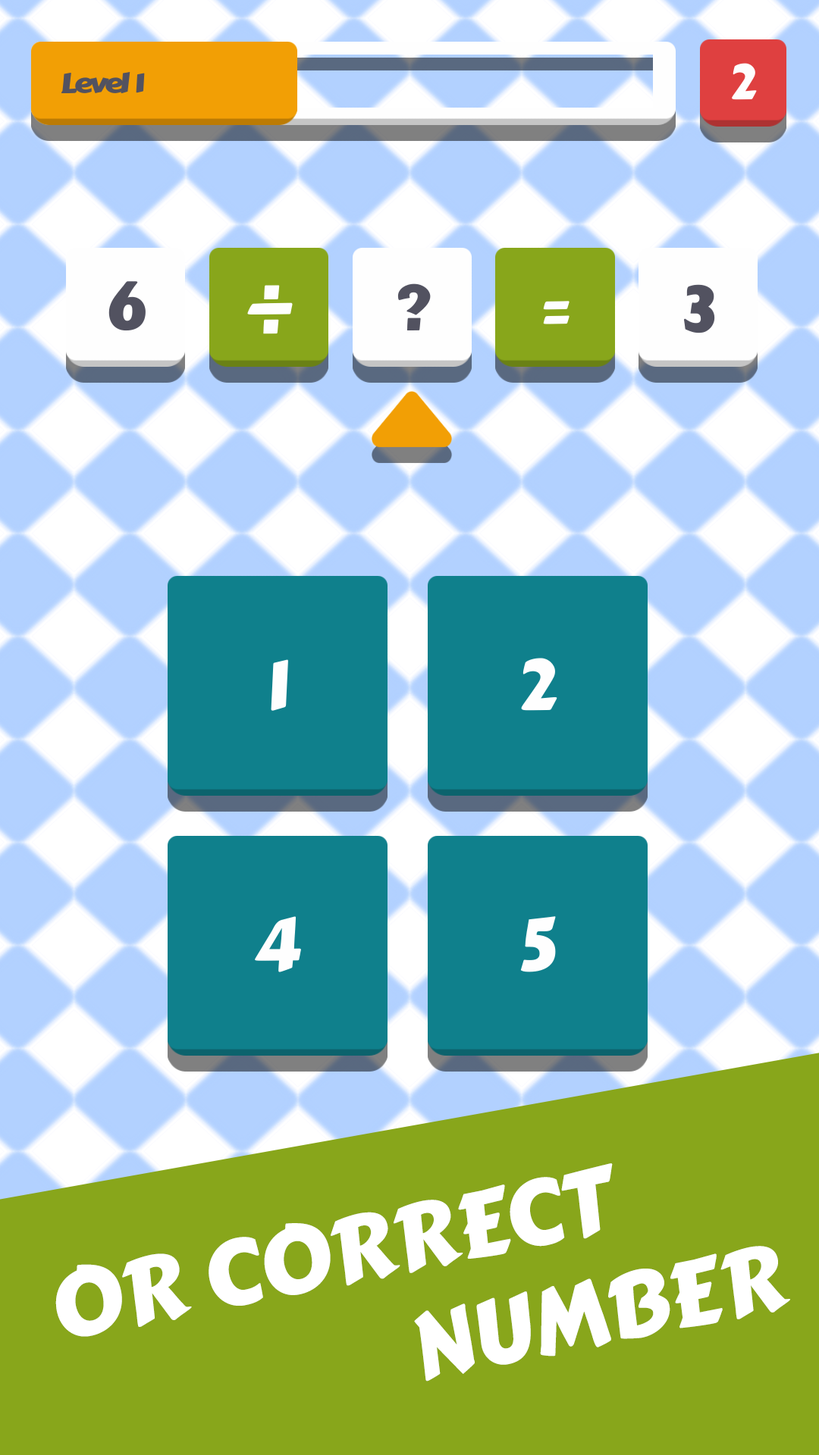
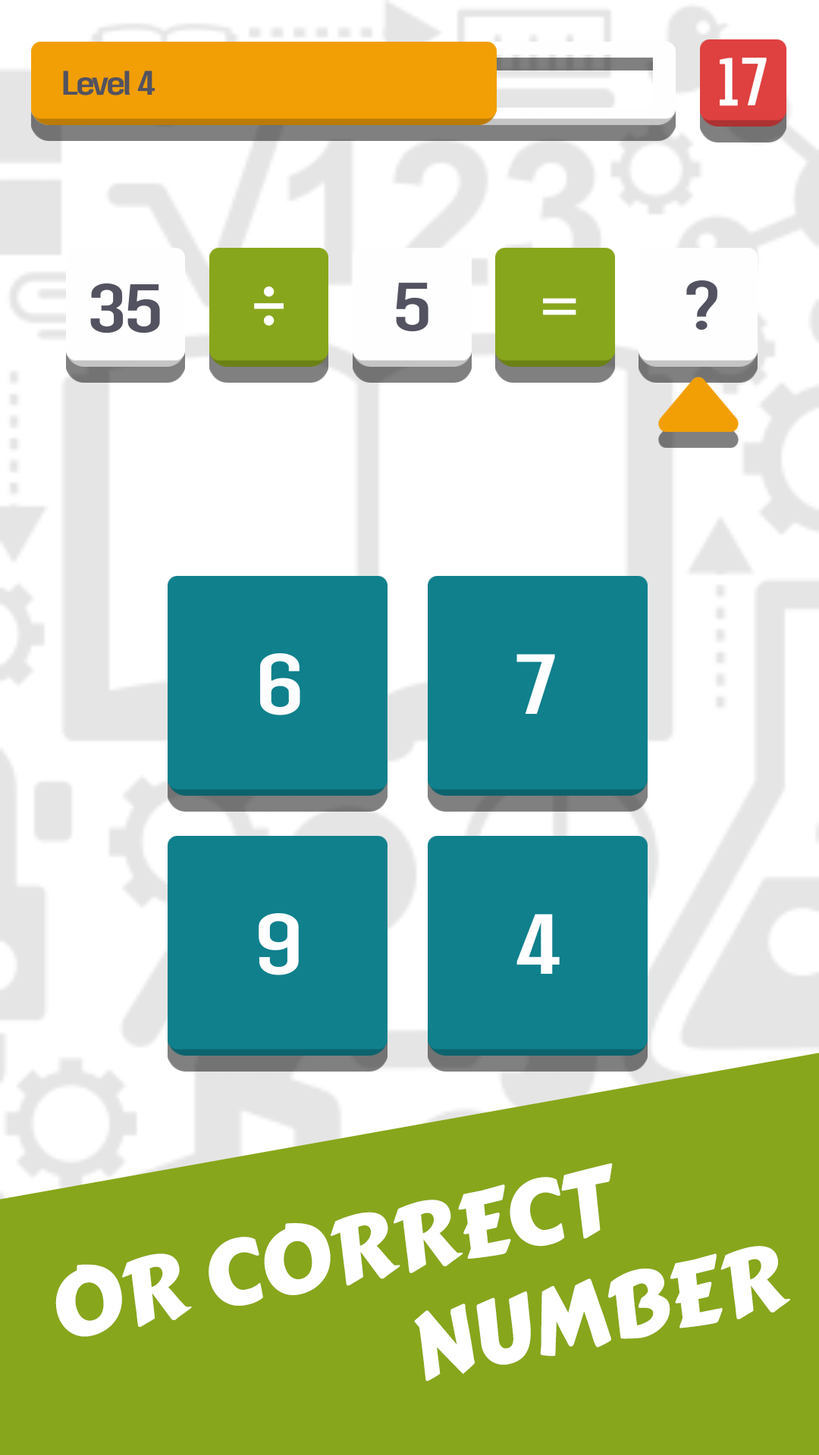
Layers edited between the first and the second 819x1455 image:
painted on "OR CORRECT NUMBER" over bbox(56, 1164, 711, 1341)
renamed "Background" to "Layer 1", painted on it over bbox(0, 0, 819, 1341)
